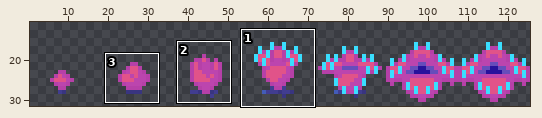
File history of a sprite sheet, Space2DProject/Assets/Sprites/Enemies/EvilTree/Biome 1/evilFloweropening B1.png. The picture above shows the old version from afar; the outline marks the close-up.
Close-up. Before:
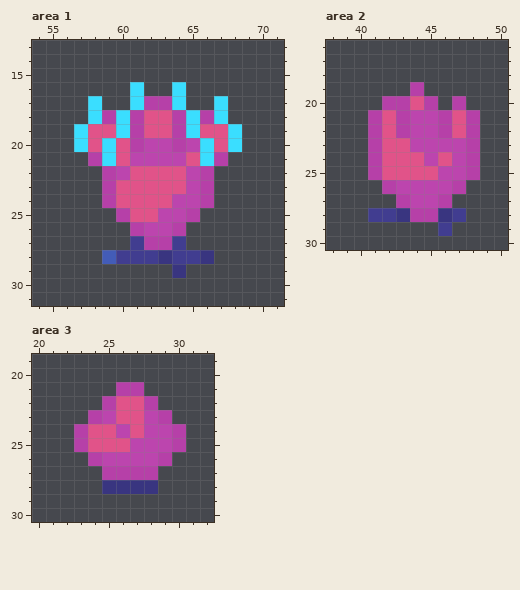
The file is 126x32 pixels. Shown: area 1: x 54..71, y 13..31; area 2: x 38..50, y 16..30; area 3: x 20..32, y 19..30. The wide view leaves out empty margins. The commit also changed other parts of the picture, which this record leaves out.
Once edited:
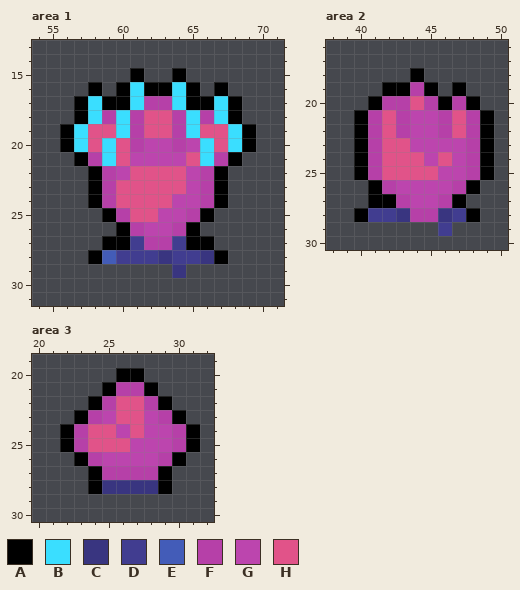
Palette (. is transparent): A #000000  B #3adeff  C #393580  D #413d90  E #435cb8  F #b640a8  G #bc45ae  H #e15389
The edit:
--- area 1
@@ x 54..71 @@
 14 ..................
-15 ..................
-16 .......B..B.......
-17 ....B..BFFB..B....
-18 ....BFBFHHFBFB....
-19 ...BHHBFHHFBHHB...
-20 ...BHBHFGGFGBHB...
-21 ....FBHGGGGHBF....
-22 .....FGHHHHGF.....
-23 .....FHHHHHGF.....
-24 .....FHHHHGGF.....
-25 ......FHHGGF......
-26 .......FGGF.......
-27 .......DFFD.......
-28 .....EDDDCDDC.....
+15 .......A..A.......
+16 ....A.ABAABA.A....
+17 ...ABAABFFBAABA...
+18 ...ABFBFHHFBFBA...
+19 ..ABHHBFHHFBHHBA..
+20 ..ABHBHFGGFGBHBA..
+21 ...AFBHGGGGHBFA...
+22 ....AFGHHHHGFA....
+23 ....AFHHHHHGFA....
+24 ....AFHHHHGGFA....
+25 .....AFHHGGFA.....
+26 ......AFGGFA......
+27 .....AADFFDAA.....
+28 ....AEDDDCDDCA....
 29 ..........C.......
--- area 2
@@ x 38..50 @@
 17 .............
-18 .............
-19 ......F......
-20 ....FFHF.F...
-21 ...FHFGGFHF..
-22 ...FHFGGFHF..
-23 ...FHHGGGGF..
-24 ...FHHHGHGF..
-25 ...FHHHHGGF..
-26 ....FGGGGF...
-27 .....FGGF....
-28 ...DDCFFCD...
+18 ......A......
+19 ....AAFA.A...
+20 ...AFFHFAFA..
+21 ..AFHFGGFHFA.
+22 ..AFHFGGFHFA.
+23 ..AFHHGGGGFA.
+24 ..AFHHHGHGFA.
+25 ..AFHHHHGGFA.
+26 ...AFGGGGFA..
+27 ...AAFGGFA...
+28 ..ADDCFFCDA..
 29 ........D....
--- area 3
@@ x 20..32 @@
 19 .............
-20 .............
-21 ......FF.....
-22 .....FHHF....
-23 ....FGHHGF...
-24 ...FHHGHGGF..
-25 ...FHHHGGGF..
-26 ....FGGGGF...
-27 .....FFFF....
-28 .....CCCC....
+20 ......AA.....
+21 .....AFFA....
+22 ....AFHHFA...
+23 ...AFGHHGFA..
+24 ..AFHHGHGGFA.
+25 ..AFHHHGGGFA.
+26 ...AFGGGGFA..
+27 ....AFFFFA...
+28 ....ACCCCA...
 29 .............
Where, in picture pixels (left, top, right, bottom), the same in both close-ups:
added: (60, 68, 256, 264)
added: (354, 68, 494, 222)
added: (60, 368, 200, 494)
